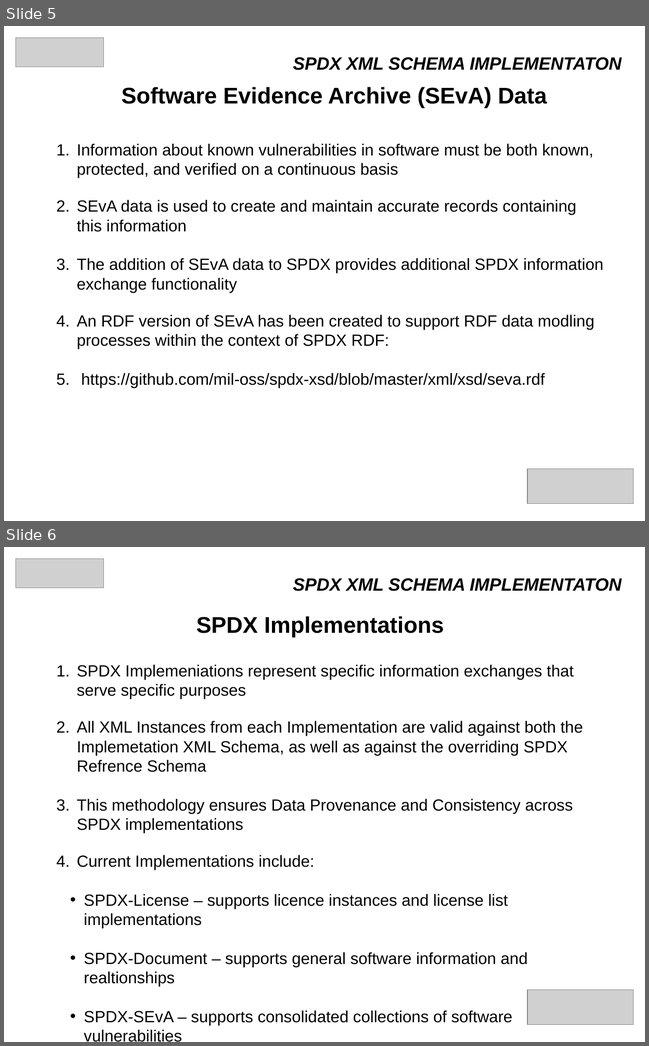
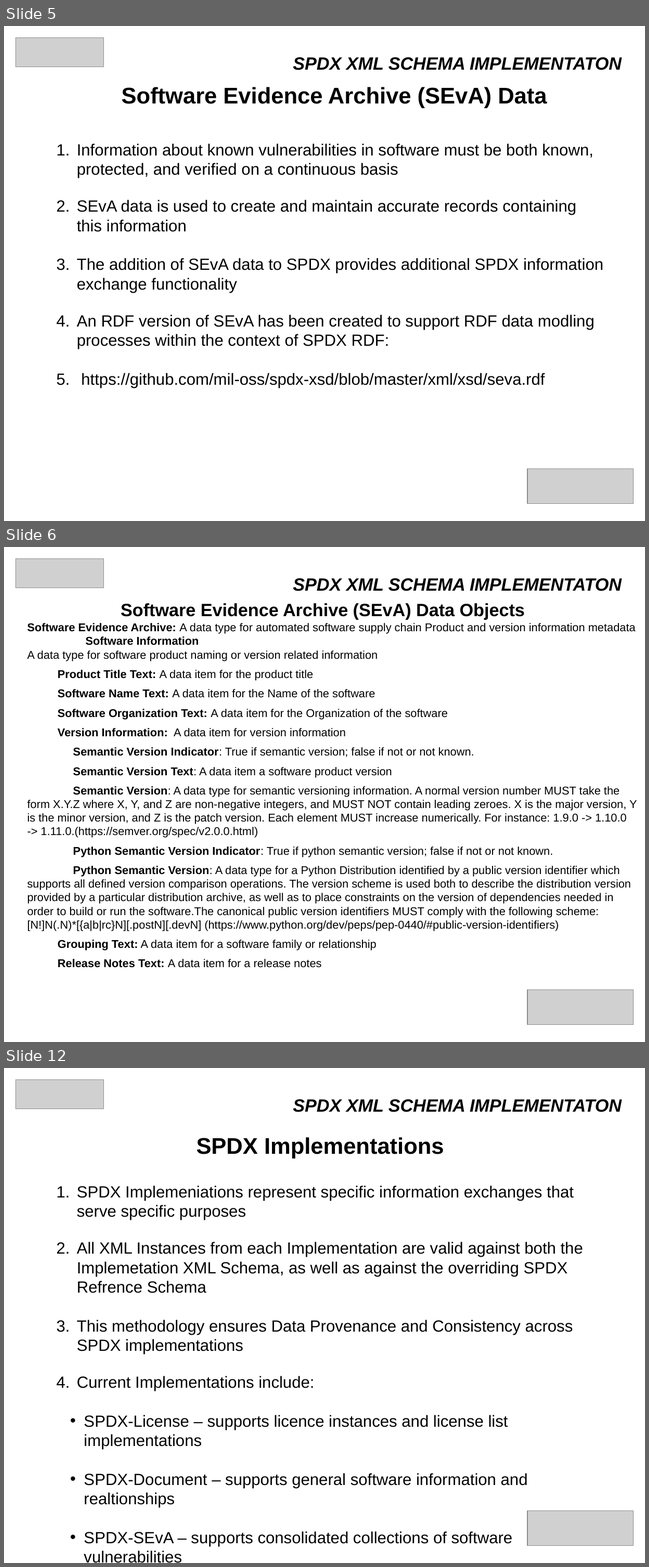
Before and after one commit to mil-oss/spdx-xsd, a slide deck: doc/NIEM_IEPD.odp. Shown one above the other, each under a label of ours: slides 5 and 6 before the commit, slides 5, 6 and 12 after it; the slides between them are not shown. The pictures are 649x1046 and 649x1567 pixels, drawn with LibreOffice and Linux fonts; fonts in the diff are those of the drawing; grey boxes stand for pictures. Boxes give left, top, right and bottom in pixels: in the first picture for what was removed or moved away, otherwise in the second. Text is boxed around its words. In the diff, an @@ line names an element or a change of style, - is before the commit and + after.

Commit message:
Presentation work

```diff
--- a/doc/NIEM_IEPD.odp
+++ b/doc/NIEM_IEPD.odp
@@ slide 6 added at (4,547,645,1042), background #FFFFFF @@
@@ picture added at (15,558,104,588) @@
@@ text added at (293,578,621,591), 22 pt, text #000000, bold, italic @@
+SPDX XML SCHEMA IMPLEMENTATON
@@ text added at (120,603,525,619), 22 pt, text #000000, bold @@
+Software Evidence Archive (SEvA) Data Objects
@@ text added at (27,623,637,968), 14 pt, text #000000 @@
+Software Evidence Archive: A data type for automated software supply chain Product and version information metadata
+Software Information
+A data type for software product naming or version related information
+Product Title Text: A data item for the product title
+Software Name Text: A data item for the Name of the software
+Software Organization Text: A data item for the Organization of the software
+Version Information: A data item for version information
+Semantic Version Indicator: True if semantic version; false if not or not known.
+Semantic Version Text: A data item a software product version
+Semantic Version: A data type for semantic versioning information. A normal version number MUST take the form X.Y.Z where X, Y, and Z are non-negative integers, and MUST NOT contain leading zeroes. X is the major version, Y is the minor version, and Z is the patch version. Each element MUST increase numerically. For instance: 1.9.0 -> 1.10.0 -> 1.11.0.(https://semver.org/spec/v2.0.0.html)
+Python Semantic Version Indicator: True if python semantic version; false if not or not known.
+Python Semantic Version: A data type for a Python Distribution identified by a public version identifier which supports all defined version comparison operations. The version scheme is used both to describe the distribution version provided by a particular distribution archive, as well as to place constraints on the version of dependencies needed in order to build or run the software.The canonical public version identifiers MUST comply with the following scheme: [N!]N(.N)*[{a|b|rc}N][.postN][.devN] (https://www.python.org/dev/peps/pep-0440/#public-version-identifiers)
+Grouping Text: A data item for a software family or relationship
+Release Notes Text: A data item for a release notes
@@ picture added at (527,990,633,1024) @@
@@ what was slide 6 is now slide 12 @@
```
Also in this commit, not shown: 7 other slides added, 28 other files.
